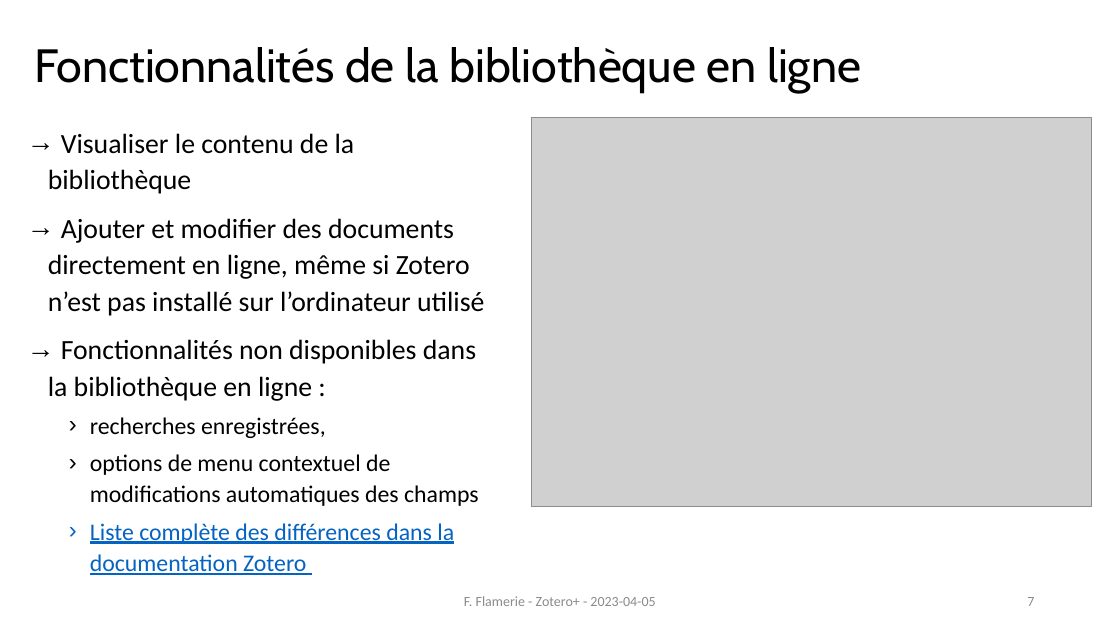
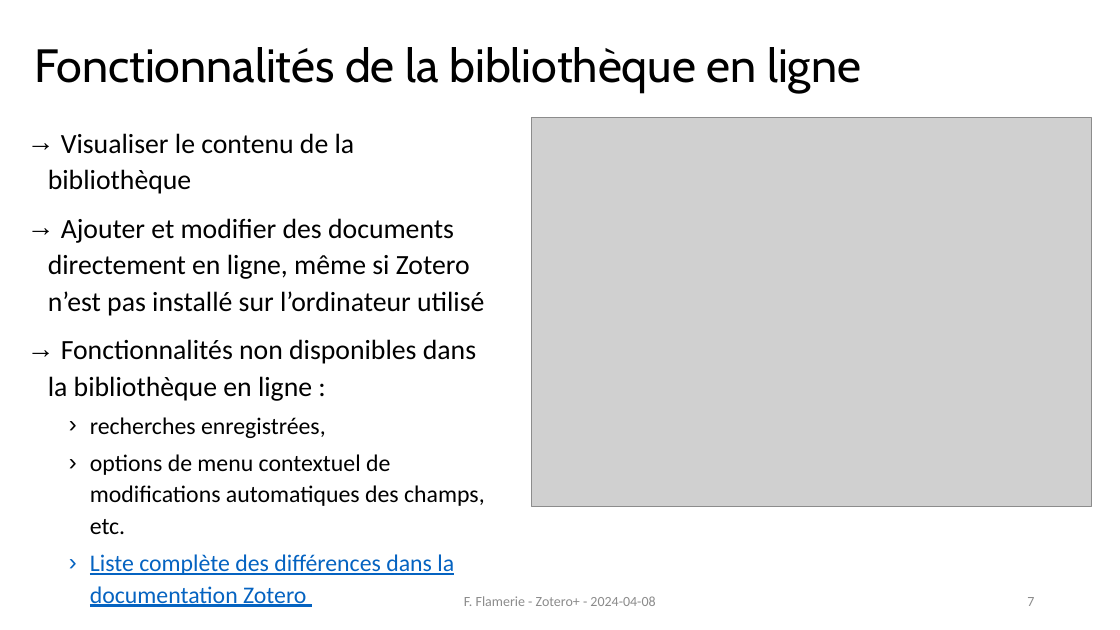
Before and after one commit to fflamerie/formbiblio, a slide deck: slide 7 of docs/module2-2_zotero2.pptx. Drawn at 1120x630 pixels with LibreOffice and Linux fonts; fonts in the diff are those of the drawing; grey boxes stand for pictures. Boxes give left, top, right and bottom in pixels: in the first picture for what was removed or moved away, otherwise in the second. Text is boxed around its words. In the diff, an @@ line names an element or a change of style, - is before the commit and + after.

Commit message:
màj zotero+

```diff
--- a/docs/module2-2_zotero2.pptx
+++ b/docs/module2-2_zotero2.pptx
@@ text at (90, 454, 485, 534): text changed @@
-  › options de menu contextuel de modifications automatiques des champs
+  › options de menu contextuel de modifications automatiques des champs, etc.
@@ text at (464, 596, 655, 606): text changed @@
-F. Flamerie - Zotero+ - 2023-04-05
+F. Flamerie - Zotero+ - 2024-04-08
```
Also in this commit, not shown: 10 other slides changed, 1 other file.
